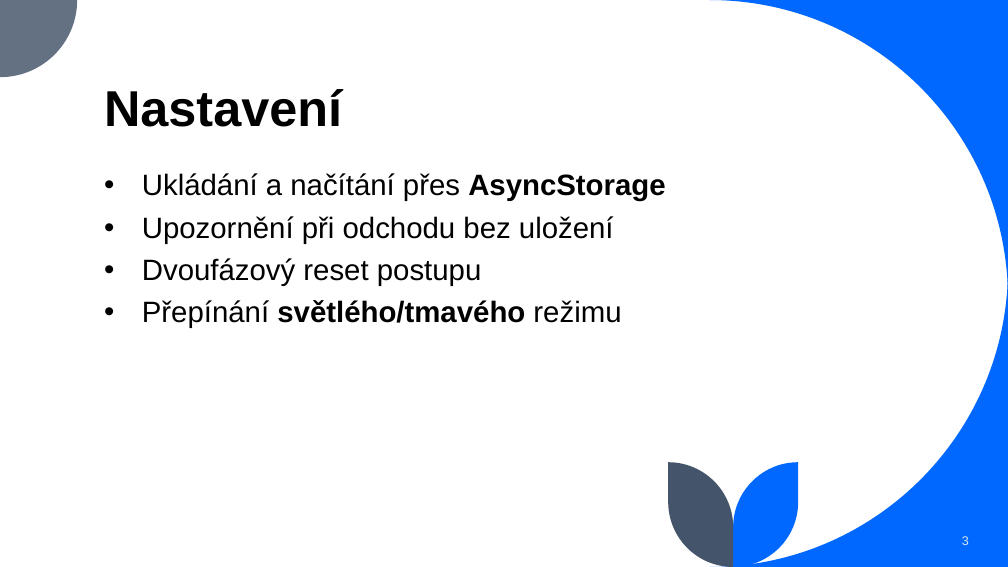
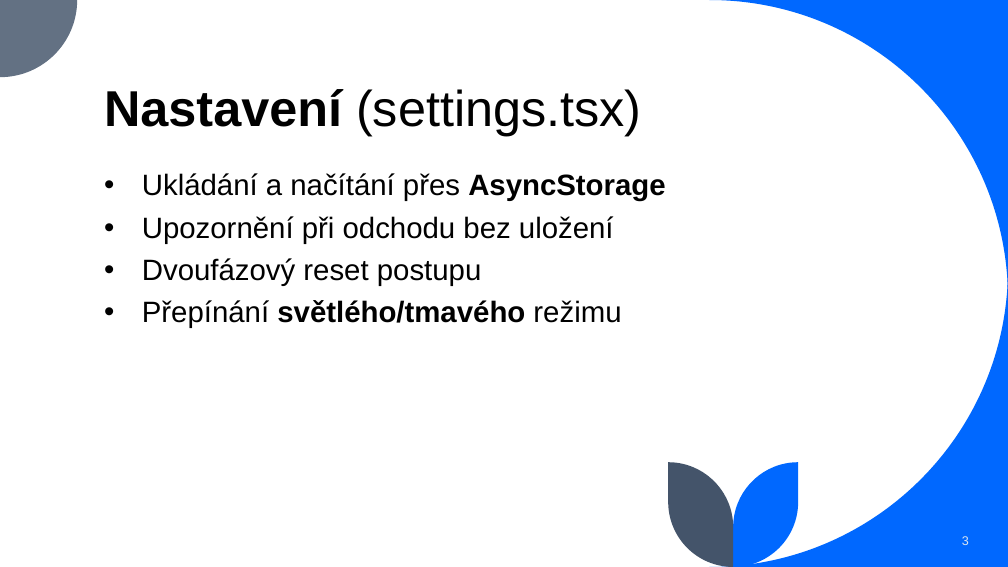
Before and after one commit to rejsek/sibenice_mobilni_hra, a slide deck: slide 3 of docs/sibenice.pptx. Drawn at 1008x567 pixels with LibreOffice and Linux fonts; fonts in the diff are those of the drawing. Boxes give left, top, right and bottom in pixels: in the first picture for what was removed or moved away, otherwise in the second. Text is boxed around its words. In the diff, an @@ line names an element or a change of style, - is before the commit and + after.

```diff
--- a/docs/sibenice.pptx
+++ b/docs/sibenice.pptx
@@ title at <box>104,89,641,136</box>: text changed; bold off @@
-Nastavení
+Nastavení (settings.tsx)
```
Also in this commit, not shown: 6 other slides changed, 1 other file.
